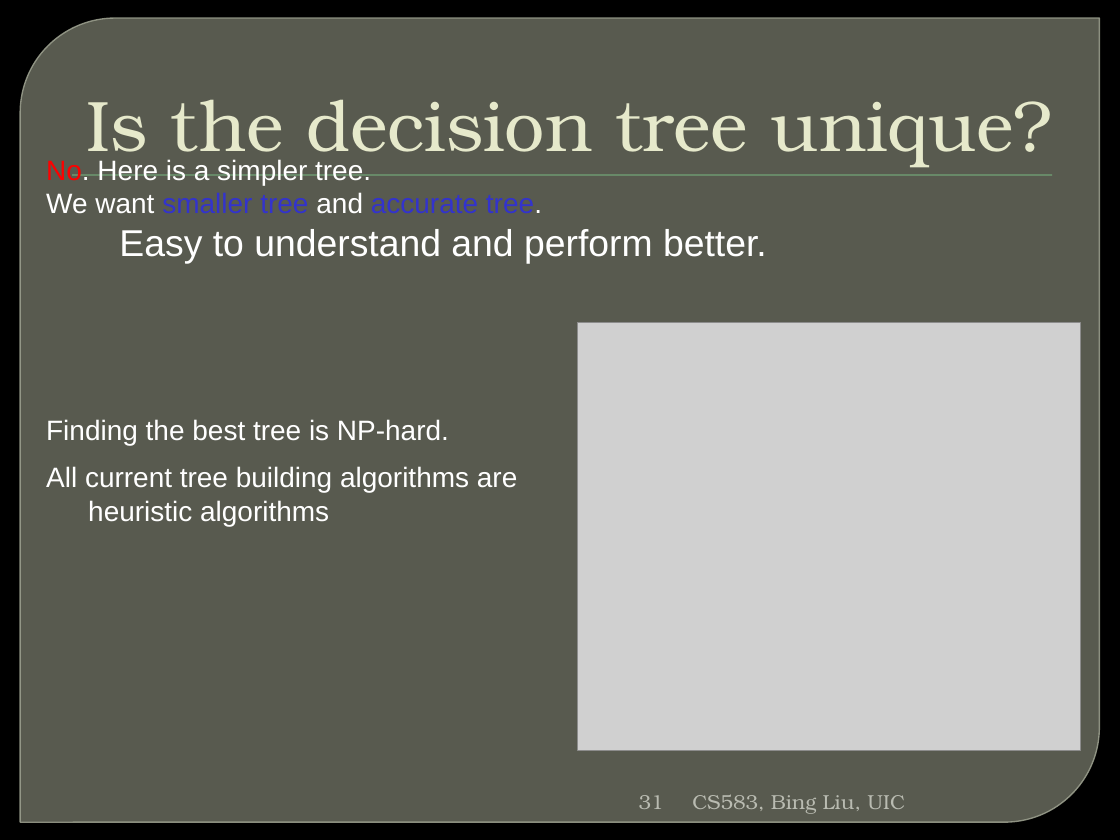
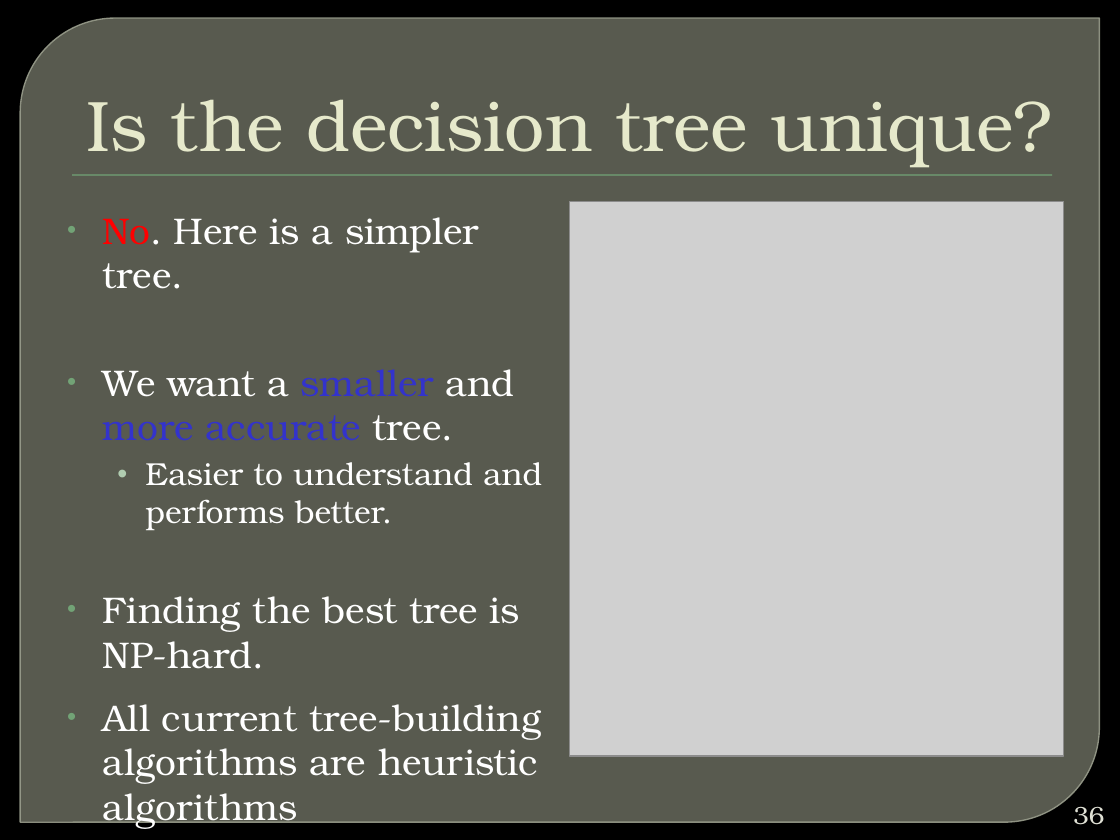
Before and after one commit to winteram/BIA660-2013S, a slide deck: slide 36 of course_docs/20130423/MLclassification.pptx (slide 31 before the commit). Drawn at 1120x840 pixels with LibreOffice and Linux fonts; fonts in the diff are those of the drawing; grey boxes stand for pictures; background and template pictures are left out. Boxes give left, top, right and bottom in pixels: in the first picture for what was removed or moved away, otherwise in the second. Text is boxed around its words. In the diff, an @@ line names an element or a change of style, - is before the commit and + after.

```diff
--- a/course_docs/20130423/MLclassification.pptx
+++ b/course_docs/20130423/MLclassification.pptx
@@ text removed at box(46, 159, 767, 264) @@
-No. Here is a simpler tree.
-We want smaller tree and accurate tree.
-  Easy to understand and perform better.
@@ picture: place and size @@
-picture at box(578, 323, 1081, 750)
+picture at box(569, 202, 1064, 756)
@@ text added at box(103, 217, 542, 776), 23.8 pt, text #FFFFFF @@
+• No. Here is a simpler tree.
+• We want a smaller and more accurate tree.
+  • Easier to understand and performs better.
+• Finding the best tree is NP-hard.
+• All current tree-building algorithms are heuristic algorithms
@@ text removed at box(46, 419, 517, 526) @@
-Finding the best tree is NP-hard.
-All current tree building algorithms are heuristic algorithms
@@ page number removed at box(639, 795, 664, 809) @@
-31
@@ text removed at box(692, 794, 905, 814) @@
-CS583, Bing Liu, UIC
@@ page number added at box(1073, 806, 1104, 825), 16 pt, text #E0E0D4 @@
+36
```
Also in this commit, not shown: 38 other slides changed, 22 slides added, 7 slides removed.
